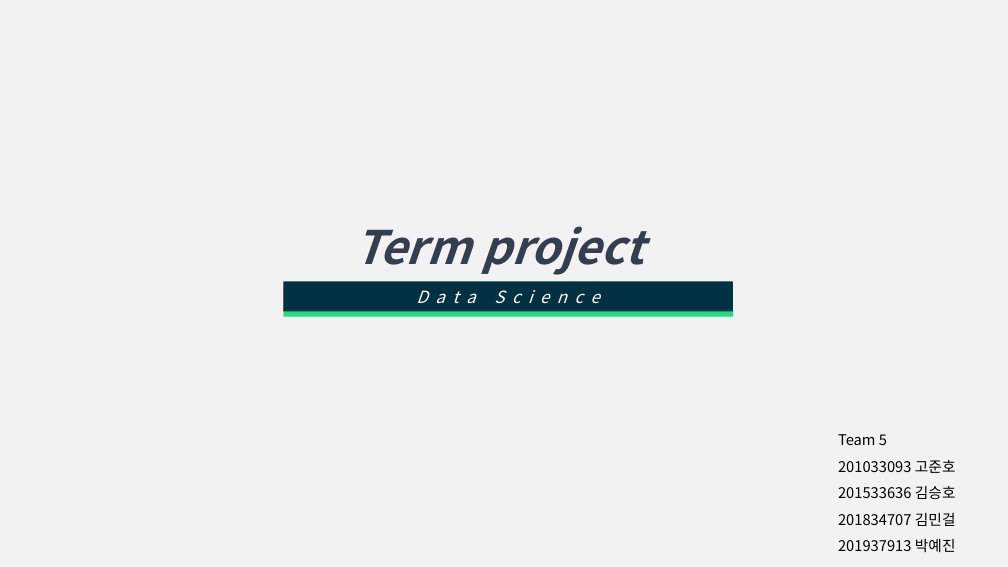
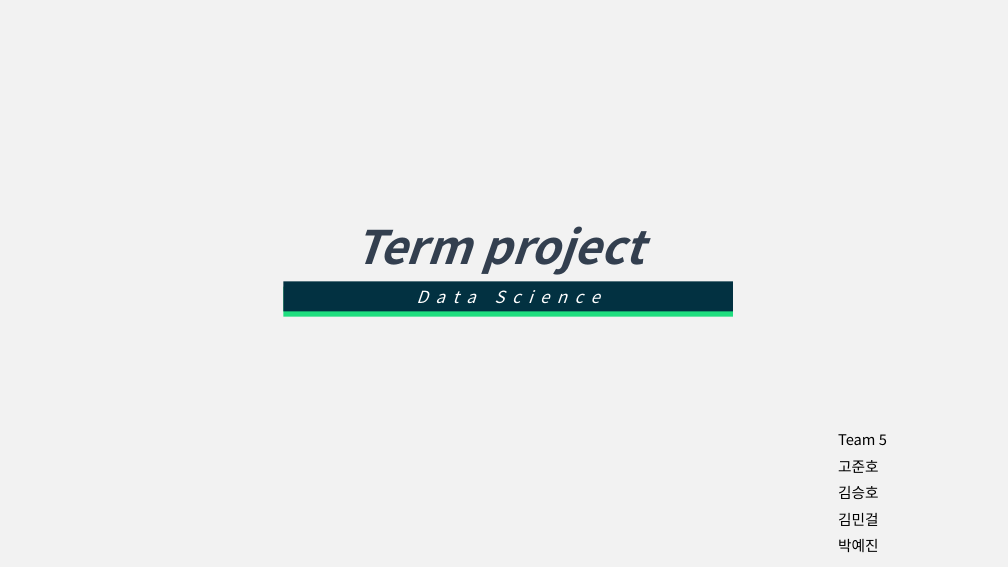
Before and after one commit to MingeolKim/Datascience__Find_Bast_Model, a slide deck: slide 1 of Datascience _Team5.pptx. Drawn at 1008x567 pixels with LibreOffice and Linux fonts; fonts in the diff are those of the drawing. Boxes give left, top, right and bottom in pixels: in the first picture for what was removed or moved away, otherwise in the second. Text is boxed around its words. In the diff, an @@ line names an element or a change of style, - is before the commit and + after.

Commit message:
Final

```diff
--- a/Datascience _Team5.pptx
+++ b/Datascience _Team5.pptx
@@ text at bbox=[838, 460, 879, 552]: text changed @@
-201033093 고준호
-201533636 김승호
-201834707 김민걸
-201937913 박예진
+고준호
+김승호
+김민걸
+박예진
```
Also in this commit, not shown: 1 slide removed.
